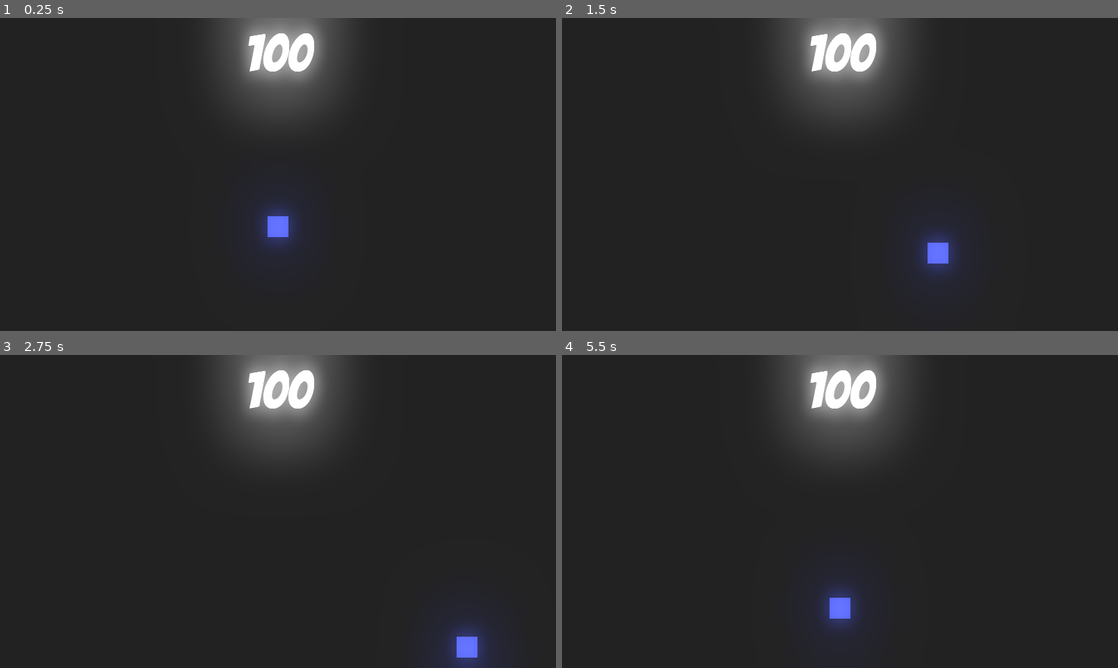
Above: before the commit, frames 1-4 (two rows, left to right).
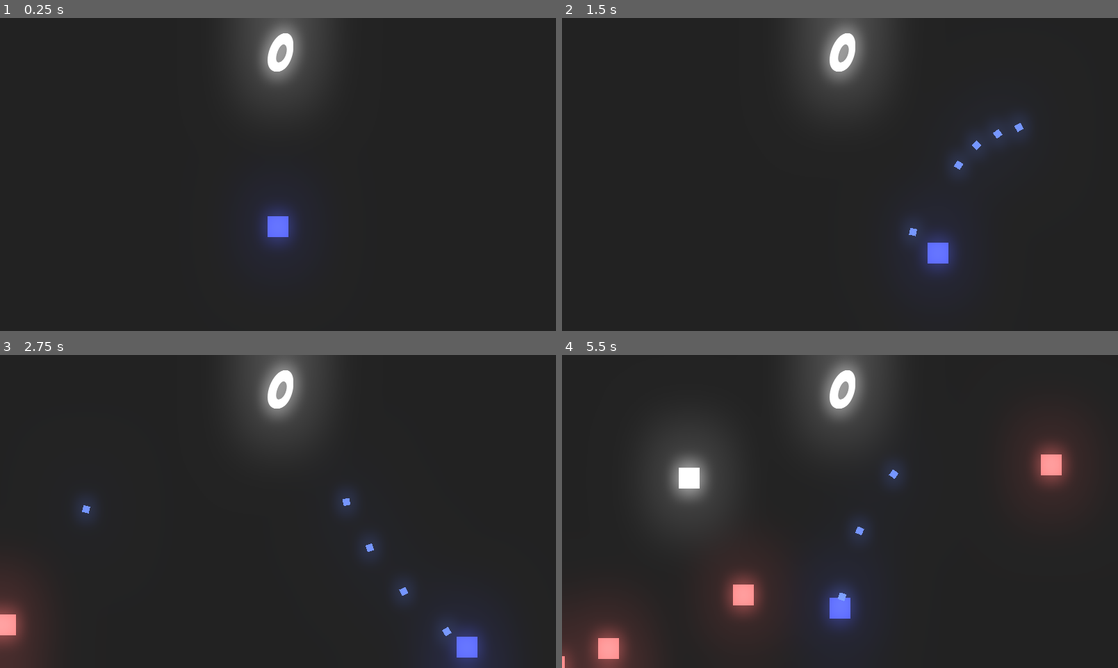
Above: after the commit, the same moments.

Repository: Vith-MCB/Godot-Projects
Game: Godot game, scene res://src/world/Arena.tscn
Same seed, same stepped clock (60 frames per second), same inputs: the game is played once before the commit and once after it. Before the commit the project has no main scene; this scene is started directly in both runs.
Inputs (mouse positions are in pixels of both pictures, inside the frame that each line leads up to):
- Up to frame 1 (0.25 s): no input
- Up to frame 2 (1.5 s): tap Enter at 0.5 s; move the mouse to (962, 158) at 0.52 s; press the mouse at (962, 158) at 0.53 s; hold D (right) 0.53-1.28 s; move the mouse to (728, 190) at 1.27 s; release the mouse at (728, 190) at 1.28 s; hold S (down) from 1.28 s (still down); click (728, 190) at 1.35 s
- Up to frame 3 (2.75 s): move the mouse to (333, 442) at 2.02 s; release S (down) at 2.03 s; press the mouse at (333, 442) at 2.03 s; hold D (right) from 2.03 s (still down)
- Up to frame 4 (5.5 s): move the mouse to (812, 574) at 2.77 s; release D (right) at 2.78 s; release the mouse at (812, 574) at 2.78 s; hold W (up) 2.78-3.53 s; click (812, 574) at 2.85 s; move the mouse to (1006, 558) at 3.52 s; press the mouse at (1006, 558) at 3.53 s; hold A (left) 3.53-5.03 s; move the mouse to (673, 464) at 4.27 s; release the mouse at (673, 464) at 4.28 s; click (673, 464) at 4.35 s; move the mouse to (867, 511) at 5.02 s; press the mouse at (867, 511) at 5.03 s; hold S (down) from 5.03 s (still down)

The runs differ from the first frame. In frame 1, 2.7% of the frame differs, in the area x 42-60%, y 0-22%; in frame 2, 3.8%; in frame 3, 5.1%; in frame 4, 10%, in the area x 0-93%, y 0-100%.
Error before the commit: Parse Error: Indented block expected after declaration of "_on_cameraTimer_timeout" function. (res://src/world/Arena.gd:28)

Commit message:
Changes at Wave Shooter camera

Diff:
--- a/Wave Shooter/project.godot
+++ b/Wave Shooter/project.godot
@@ -11,6 +11,7 @@
 [application]
 
 config/name="Wave Shooter"
+run/main_scene="res://src/world/Arena.tscn"
 config/icon="res://icon.png"
 
 [autoload]
--- a/Wave Shooter/src/actors/enemy.gd
+++ b/Wave Shooter/src/actors/enemy.gd
@@ -18,6 +18,8 @@
 	global_position += moviment * delta * speed
 
 	if enemyHP <= 0 and Global.createParentNode != null:
+		if Global.camera != null:
+			Global.camera.screenShake(50,0.1)
 		Global.points += 10
 		var bloodInstance = Global.instanceNode(bloodParticle, global_position, Global.createParentNode)
 		bloodInstance.rotation = moviment.angle()
--- a/Wave Shooter/src/actors/global.gd
+++ b/Wave Shooter/src/actors/global.gd
@@ -6,6 +6,8 @@
 
 var points = 0
 
+var camera = null
+
 func instanceNode (node, location, parent):
 	var nodeInst = node.instance() #instance the node to the variable
 	parent.add_child(nodeInst) #Create a new node with the instanced variable
--- a/Wave Shooter/src/world/Arena.gd
+++ b/Wave Shooter/src/world/Arena.gd
@@ -21,6 +21,3 @@
 
 func _process(delta):
 	$UI/Control/points.text = str(Global.points)
-
-
-func _on_cameraTimer_timeout():
--- a/Wave Shooter/src/world/Arena.tscn
+++ b/Wave Shooter/src/world/Arena.tscn
@@ -1,8 +1,9 @@
-[gd_scene load_steps=6 format=2]
+[gd_scene load_steps=7 format=2]
 
 [ext_resource path="res://src/actors/player.tscn" type="PackedScene" id=1]
 [ext_resource path="res://src/world/Arena.gd" type="Script" id=2]
 [ext_resource path="res://Assets/Font.ttf" type="DynamicFontData" id=3]
+[ext_resource path="res://src/world/Camera.gd" type="Script" id=4]
 
 [sub_resource type="Environment" id=1]
 background_mode = 4
@@ -44,8 +45,11 @@
 valign = 1
 
 [node name="Camera" type="Camera2D" parent="."]
+position = Vector2( 320, 180 )
+current = true
+script = ExtResource( 4 )
 
 [node name="cameraTimer" type="Timer" parent="Camera"]
 
 [connection signal="timeout" from="enemySpawner" to="." method="_on_enemySpawner_timeout"]
-[connection signal="timeout" from="Camera/cameraTimer" to="." method="_on_cameraTimer_timeout"]
+[connection signal="timeout" from="Camera/cameraTimer" to="Camera" method="_on_cameraTimer_timeout"]
--- /dev/null
+++ b/Wave Shooter/src/world/Camera.gd
@@ -0,0 +1,25 @@
+extends Camera2D
+
+var shake = 0
+var initShake = false
+
+func _process(delta):
+	zoom = lerp(zoom, Vector2(1,1), 0.3)
+	if initShake:
+		global_position += Vector2(rand_range(-shake,shake), rand_range(-shake,shake)) * delta
+
+func screenShake(intensity, time):
+	zoom = Vector2(1,1) - Vector2(intensity*0.002, intensity*0.002)
+	shake = intensity
+	$cameraTimer.wait_time = time
+	$cameraTimer.start()
+	initShake = true
+
+func _ready():
+	Global.camera = self
+
+func _exit_tree():
+	Global.camera = null
+
+func _on_cameraTimer_timeout():
+	initShake = false
